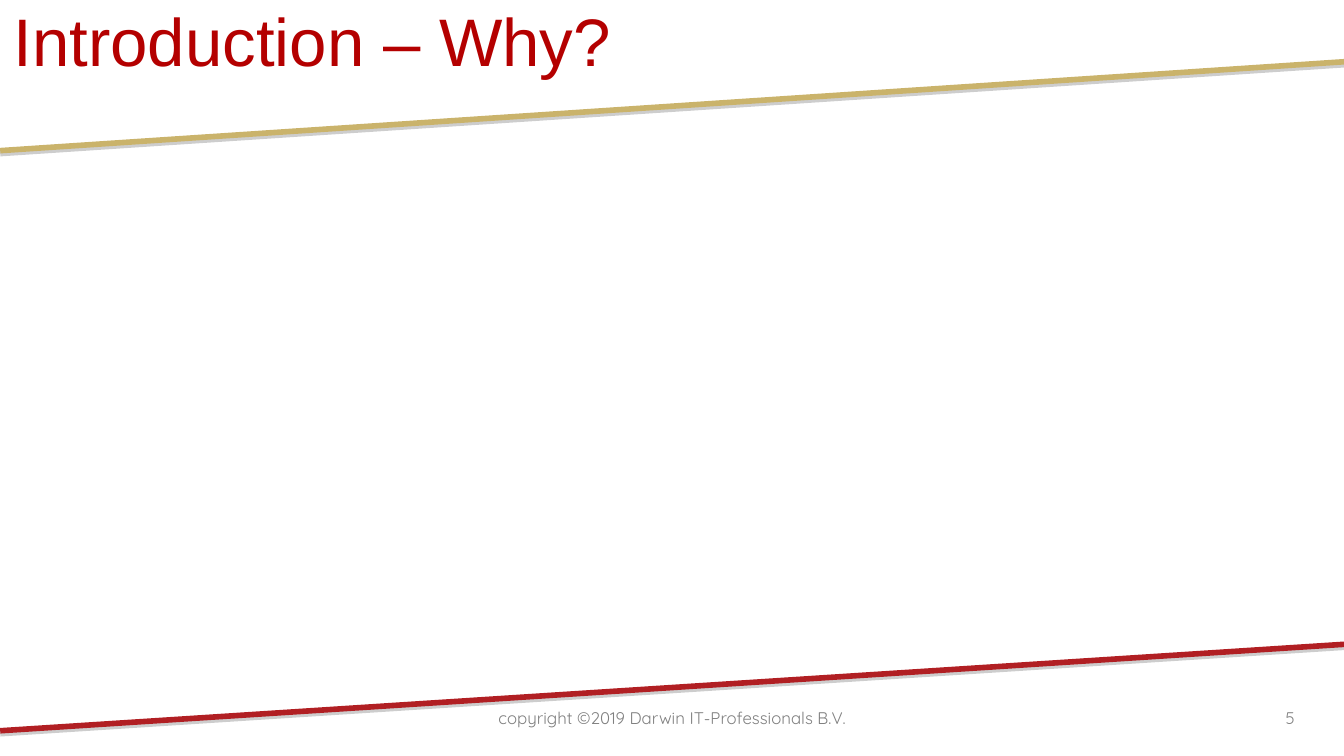
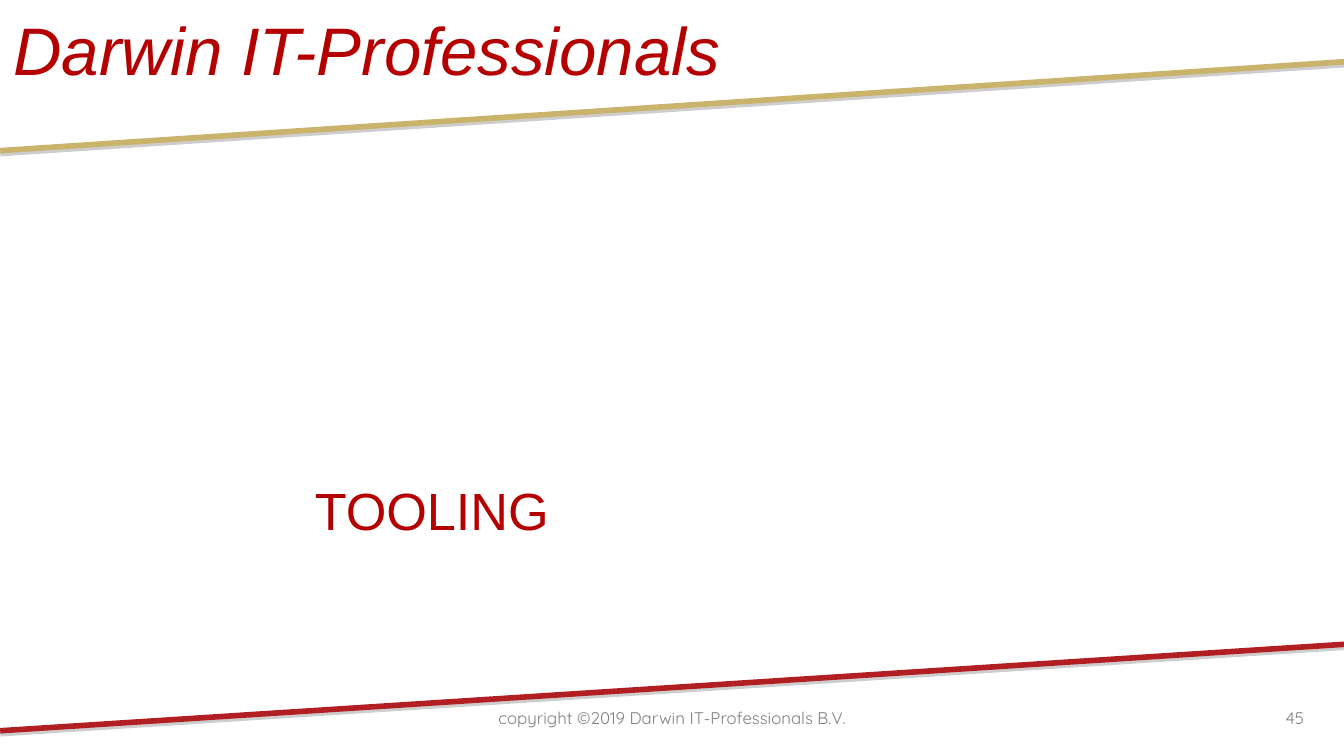
Before and after one commit to darwin-it/weblogic-operator-medrec-admin, a slide deck: slide 45 of doc/ppt/20191003-Kubernetes Managed Weblogic Revival.pptx (slide 5 before the commit). Drawn at 1344x756 pixels with LibreOffice and Linux fonts; fonts in the diff are those of the drawing; background and template pictures are left out. Boxes give left, top, right and bottom in pixels: in the first picture for what was removed or moved away, otherwise in the second. Text is boxed around its words. In the diff, an @@ line names an element or a change of style, - is before the commit and + after.

```diff
--- a/doc/ppt/20191003-Kubernetes Managed Weblogic Revival.pptx
+++ b/doc/ppt/20191003-Kubernetes Managed Weblogic Revival.pptx
@@ text added at [13,26,720,76], 36 pt, text #B40000, italic @@
+Darwin IT-Professionals
@@ title removed at [14,17,611,79] @@
-Introduction – Why?
@@ title added at [315,493,549,531], 28 pt, text #B40000 @@
+TOOLING
@@ page number at [1286,712,1305,724]: text changed @@
-5
+45
```
Also in this commit, not shown: 3 other slides changed, 47 slides added, 1 other file.
